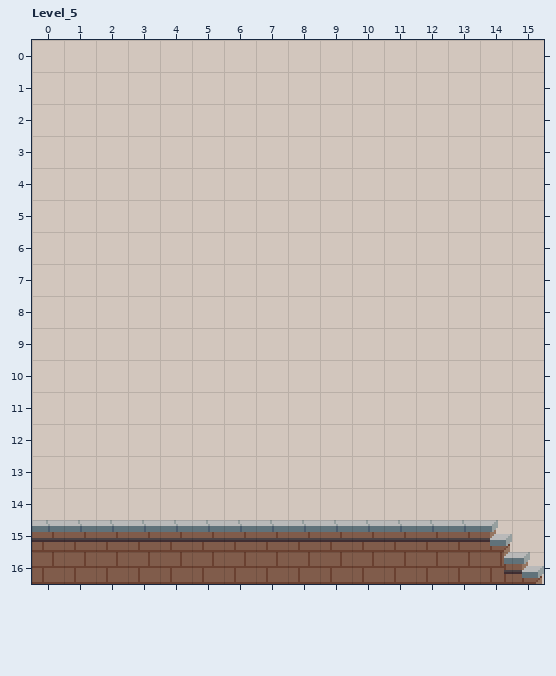
An edit to a level. LDtk project, public/assets/ldtk/map.ldtk. This is how it looked before the edit.
Cells are 16x16 px. Shown: Level_5 x 0..15, y 0..16. The commit also changed other parts of the map, which this record leaves out.
Once edited:
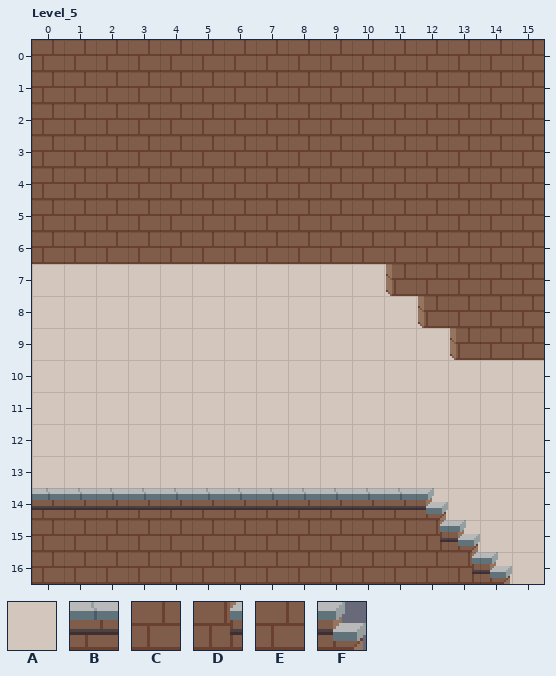
Key: from "BG1": A 0; from "Ground": B 1, C 8, D 11; from "IntGrid_Ground": E 1 "ground"; from "Stair": F 2.
_ is an empty cell, . an unchanged one.
Diff:
--- layer "BG2"
@@ x 13..14 @@
-15 __
-16 ._
+15 AA
+16 .A
--- layer "IntGrid_Ground"
@@ x 0..15 @@
- 0 ________________
- 1 ________________
- 2 ________________
- 3 ________________
- 4 ________________
- 5 ________________
- 6 ________________
- 7 ..........._____
- 8 ............____
- 9 .............___
+ 0 EEEEEEEEEEEEEEEE
+ 1 EEEEEEEEEEEEEEEE
+ 2 EEEEEEEEEEEEEEEE
+ 3 EEEEEEEEEEEEEEEE
+ 4 EEEEEEEEEEEEEEEE
+ 5 EEEEEEEEEEEEEEEE
+ 6 EEEEEEEEEEEEEEEE
+ 7 ...........EEEEE
+ 8 ............EEEE
+ 9 .............EEE
@@ x 0..14 @@
-14 ____________...
-15 .............E.
-16 ..............E
+14 EEEEEEEEEEEE...
+15 ............._.
+16 .............._
--- layer "Stair"
@@ x 12..15 @@
-14 _...
-15 ._F.
-16 .._F
+14 F...
+15 .F_.
+16 ..F_
--- layer "Stair_cover"
@@ x 11..14 @@
-14 _...
-15 __B.
-16 ..CD
+14 B...
+15 CD_.
+16 ..D_
